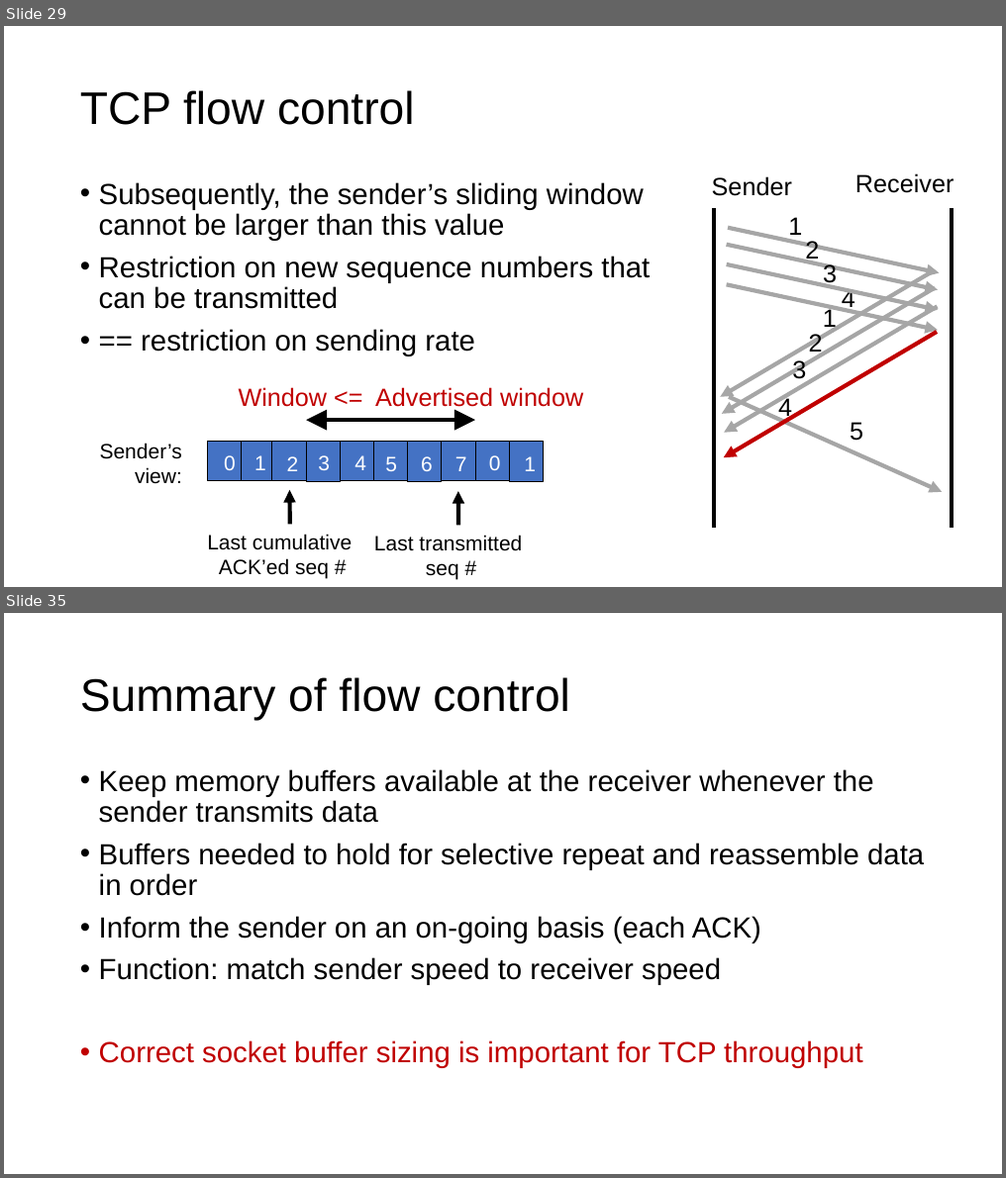
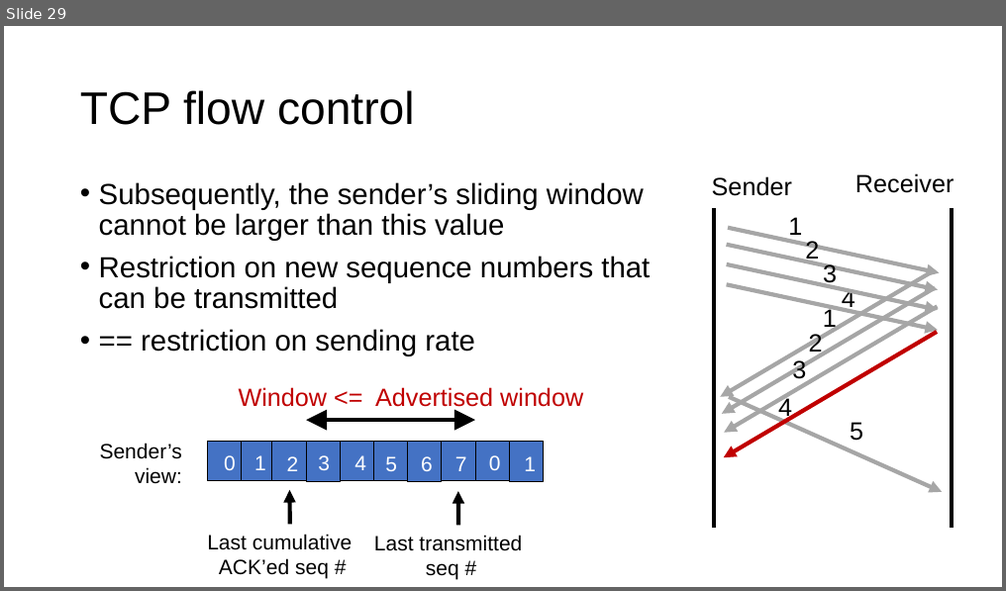
Before and after one commit to ngsrinivas/coursegen, a slide deck: ex/352-F24/staging/352-F24/lectures/15-tp-ordering-flowcontrol.pptx. Shown one above the other, each under a label of ours: slides 29 and 35 before the commit, slide 29 after it; the slides between them are not shown. The pictures are 1006x1178 and 1006x591 pixels, drawn with LibreOffice and Linux fonts; fonts in the diff are those of the drawing. Boxes give left, top, right and bottom in pixels: in the first picture for what was removed or moved away, otherwise in the second. Text is boxed around its words. In the diff, an @@ line names an element or a change of style, - is before the commit and + after.

Commit message:
Add lecture on intro to congestion control

```diff
--- a/ex/352-F24/staging/352-F24/lectures/15-tp-ordering-flowcontrol.pptx
+++ b/ex/352-F24/staging/352-F24/lectures/15-tp-ordering-flowcontrol.pptx
@@ slide 35 removed at (4, 613, 1002, 1174), background #FFFFFF @@
@@ title removed at (80, 677, 570, 721) @@
-Summary of flow control
@@ text removed at (99, 769, 924, 1068) @@
-• Keep memory buffers available at the receiver whenever the sender transmits data
-• Buffers needed to hold for selective repeat and reassemble data in order
-• Inform the sender on an on-going basis (each ACK)
-• Function: match sender speed to receiver speed
-• Correct socket buffer sizing is important for TCP throughput
```
Also in this commit, not shown: 6 other slides removed, 4 other files.
